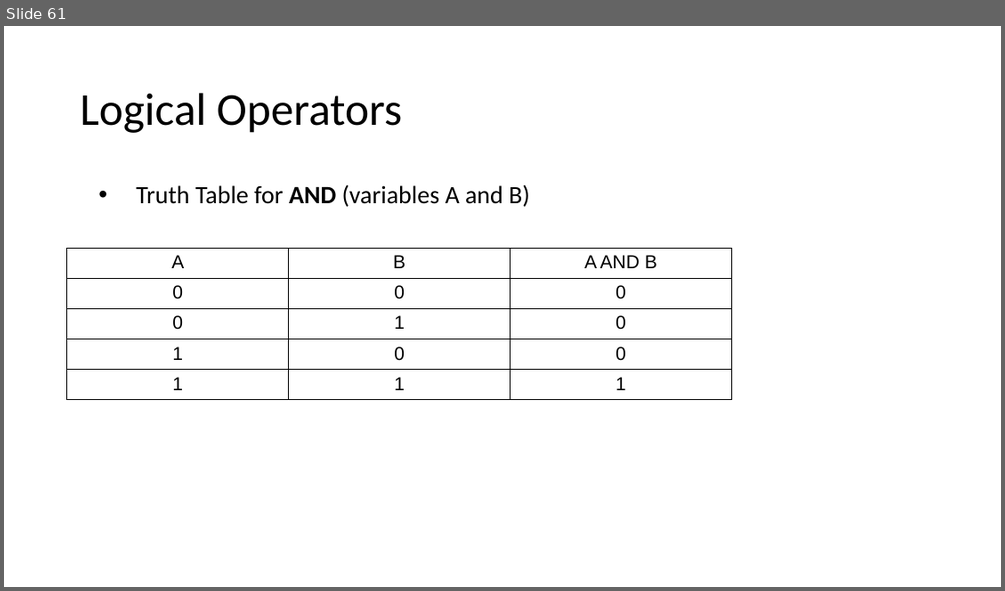
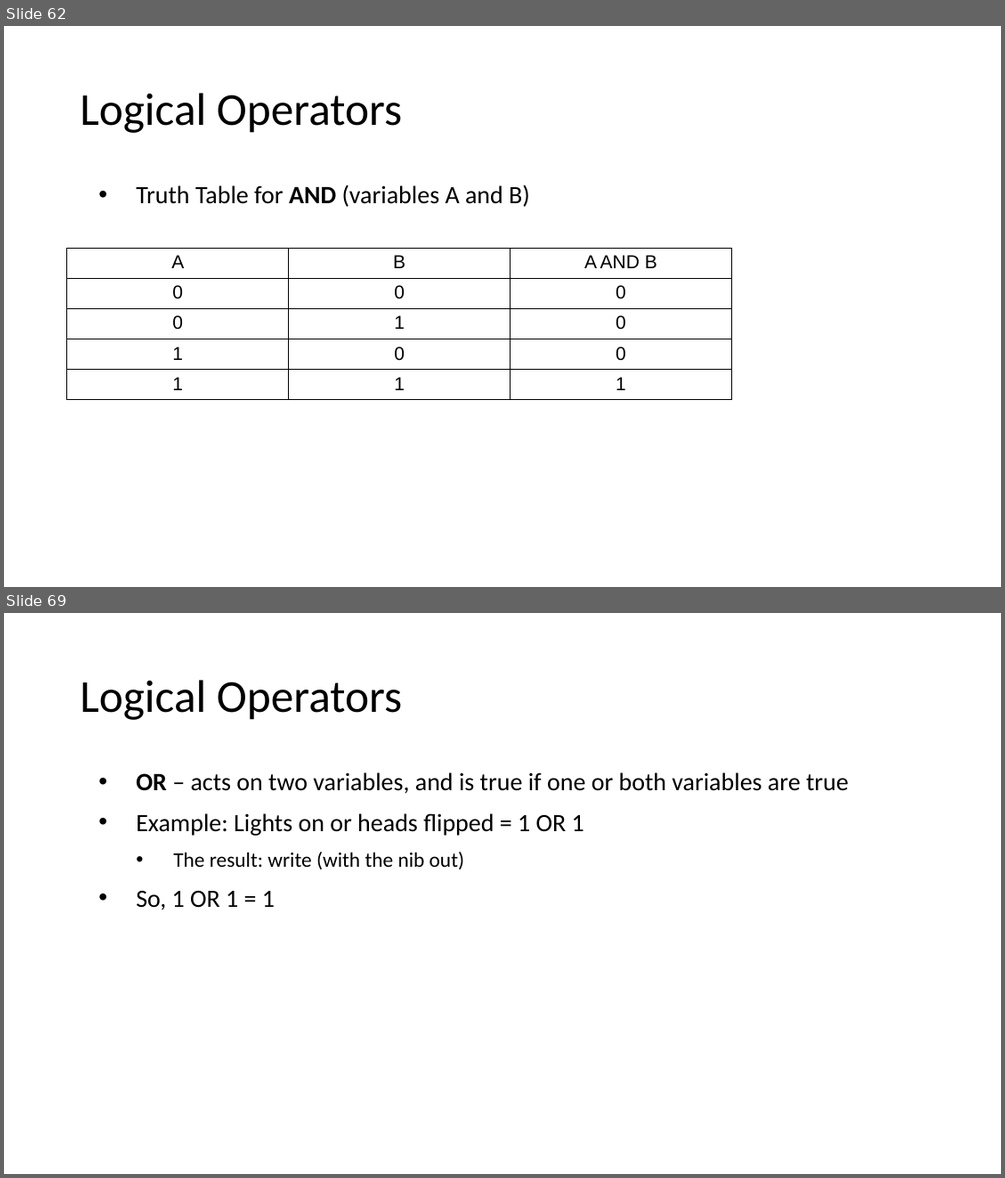
Before and after one commit to MrJoshGross/Course-Curricular-Material, a slide deck: wip/Lecture 2 - Binary, Logic, and Logical Operators.pptx. Shown one above the other, each under a label of ours: slide 61 before the commit, slides 62 and 69 after it; the slides between them are not shown. The pictures are 1005x591 and 1005x1178 pixels, drawn with LibreOffice and Linux fonts; fonts in the diff are those of the drawing. Boxes give left, top, right and bottom in pixels: in the first picture for what was removed or moved away, otherwise in the second. Text is boxed around its words. In the diff, an @@ line names an element or a change of style, - is before the commit and + after.

Commit message:
Update Lecture 2 - Binary, Logic, and Logical Operators.pptx
finished and, added or, xor

```diff
--- a/wip/Lecture 2 - Binary, Logic, and Logical Operators.pptx
+++ b/wip/Lecture 2 - Binary, Logic, and Logical Operators.pptx
@@ slide 69 added at bbox=[4, 613, 1001, 1174], background #FFFFFF @@
@@ title added at bbox=[80, 680, 402, 720], 44 pt, text #000000 @@
+Logical Operators
@@ text added at bbox=[136, 772, 849, 910], 24 pt, text #000000 @@
+• OR – acts on two variables, and is true if one or both variables are true
+• Example: Lights on or heads flipped = 1 OR 1
+  • The result: write (with the nib out)
+• So, 1 OR 1 = 1
@@ what was slide 61 is now slide 62 @@
```
Also in this commit, not shown: 2 slides changed, 39 other slides added.
